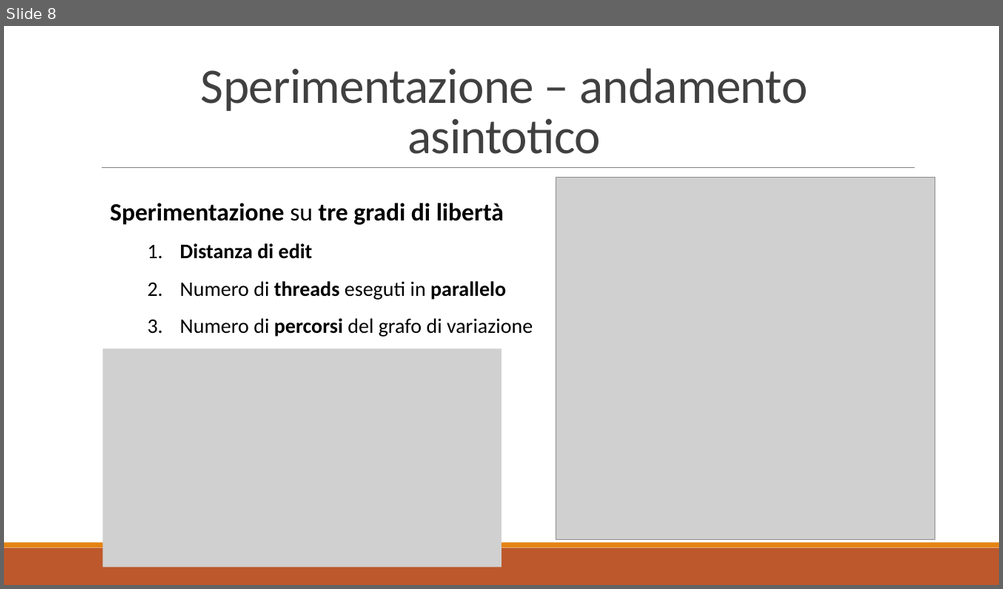
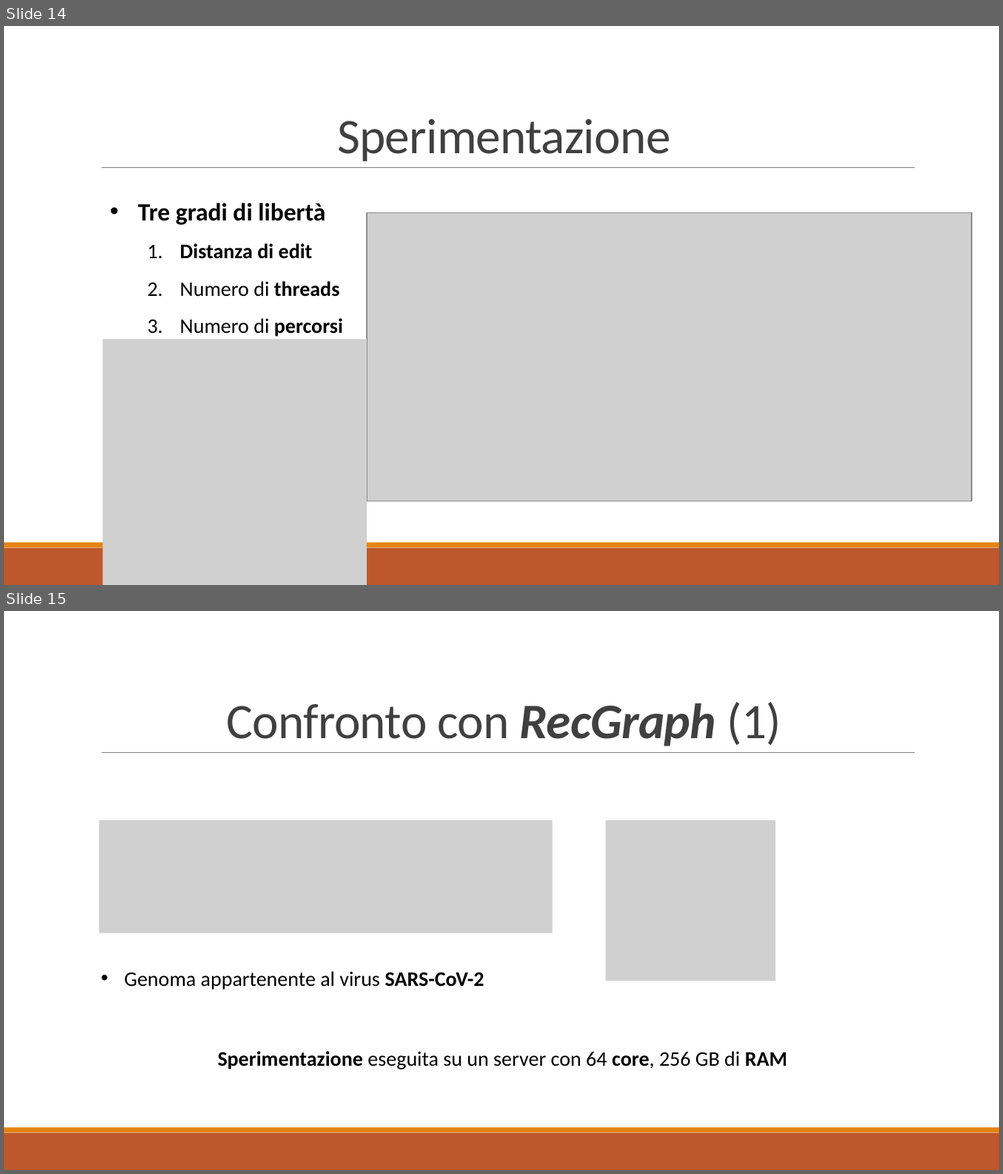
Before and after one commit to iFoxz17/WF_Recgraph, a slide deck: thesis_presentation.pptx. Shown one above the other, each under a label of ours: slide 8 before the commit, slides 14 and 15 after it. The pictures are 1003x589 and 1003x1174 pixels, drawn with LibreOffice and Linux fonts; fonts in the diff are those of the drawing; grey boxes stand for pictures; background and template pictures are left out. Boxes give left, top, right and bottom in pixels: in the first picture for what was removed or moved away, otherwise in the second. Text is boxed around its words. In the diff, an @@ line names an element or a change of style, - is before the commit and + after.

```diff
--- a/thesis_presentation.pptx
+++ b/thesis_presentation.pptx
@@ slide 15 added at [4, 611, 999, 1170], background picture (left out); not listed: 3 template elements that a slide beside it also shows @@
@@ title added at [227, 702, 781, 746], 48 pt, text #404040 @@
+Confronto con RecGraph (1)
@@ picture added at [99, 820, 552, 934] @@
@@ picture added at [606, 820, 776, 981] @@
@@ text added at [124, 971, 484, 990], 20 pt, text #000000 @@
+• Genoma appartenente al virus SARS-CoV-2
@@ text added at [218, 1051, 787, 1070], 20 pt, text #000000 @@
+Sperimentazione eseguita su un server con 64 core, 256 GB di RAM
@@ what was slide 8 is now slide 14 @@
@@ slide 14 changed as well @@
@@ title at [337, 119, 670, 161]: text changed @@
-Sperimentazione – andamento asintotico
+Sperimentazione
@@ text at [138, 203, 325, 225]: text changed @@
-Sperimentazione su tre gradi di libertà
+• Tre gradi di libertà
@@ picture: place and size @@
-picture at [555, 178, 934, 540]
+picture at [367, 212, 972, 501]
@@ text at [180, 281, 343, 337]: text changed @@
-  2. Numero di threads eseguti in parallelo
-  3. Numero di percorsi del grafo di variazione
+  2. Numero di threads
+  3. Numero di percorsi
@@ picture: place and size @@
-picture at [102, 349, 501, 568]
+picture at [102, 339, 367, 585]
```
Also in this commit, not shown: 8 other slides changed, 6 other slides added, 1 slide removed, 1 other file.
